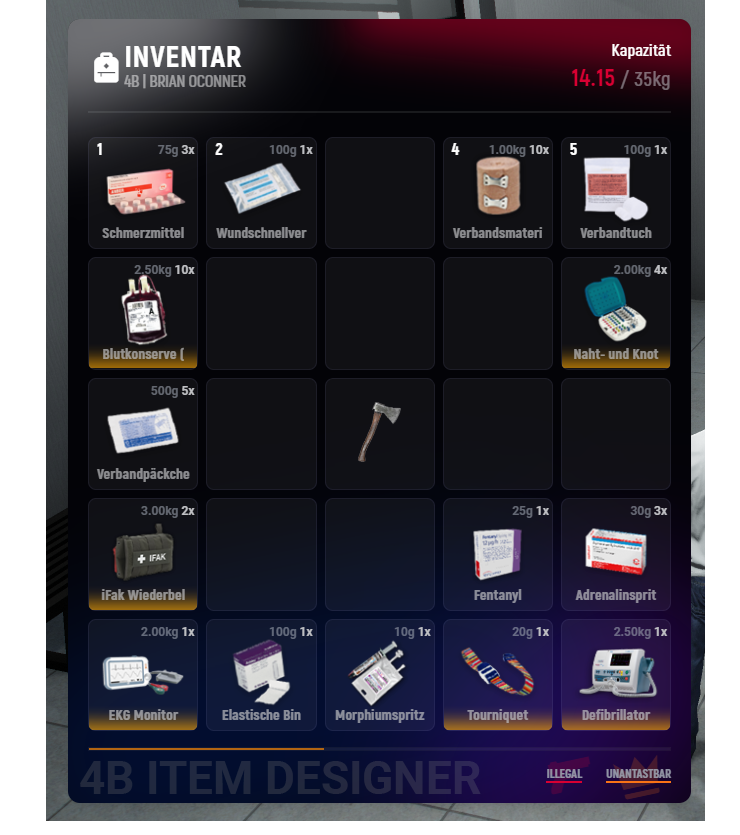
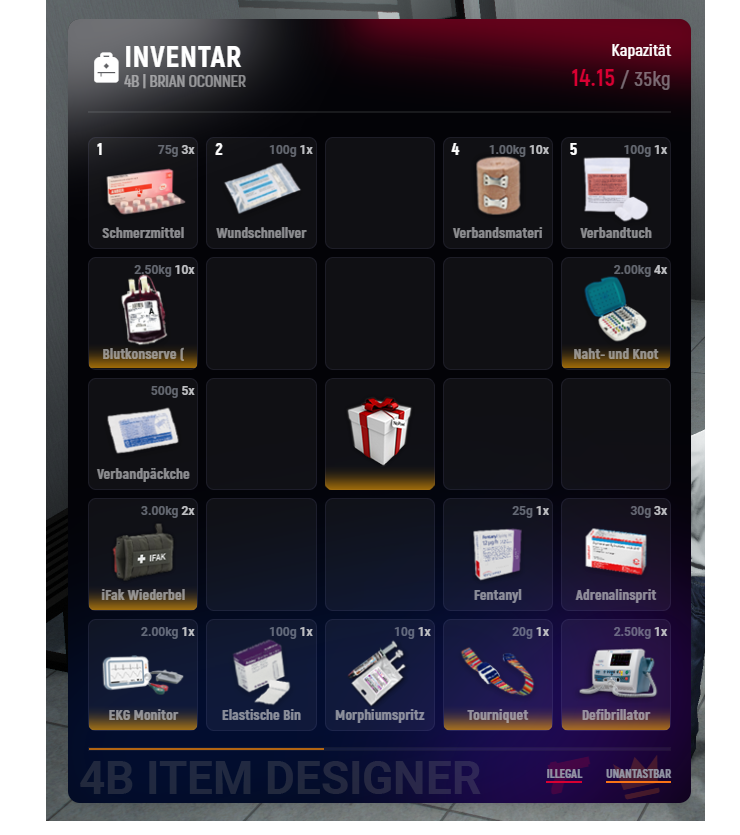
Revision of a layered 740 x 835 image; what changed, layer by layer:
painted on "DOUBLE CLICK HERE" over [left=325, top=396, right=435, bottom=490]
